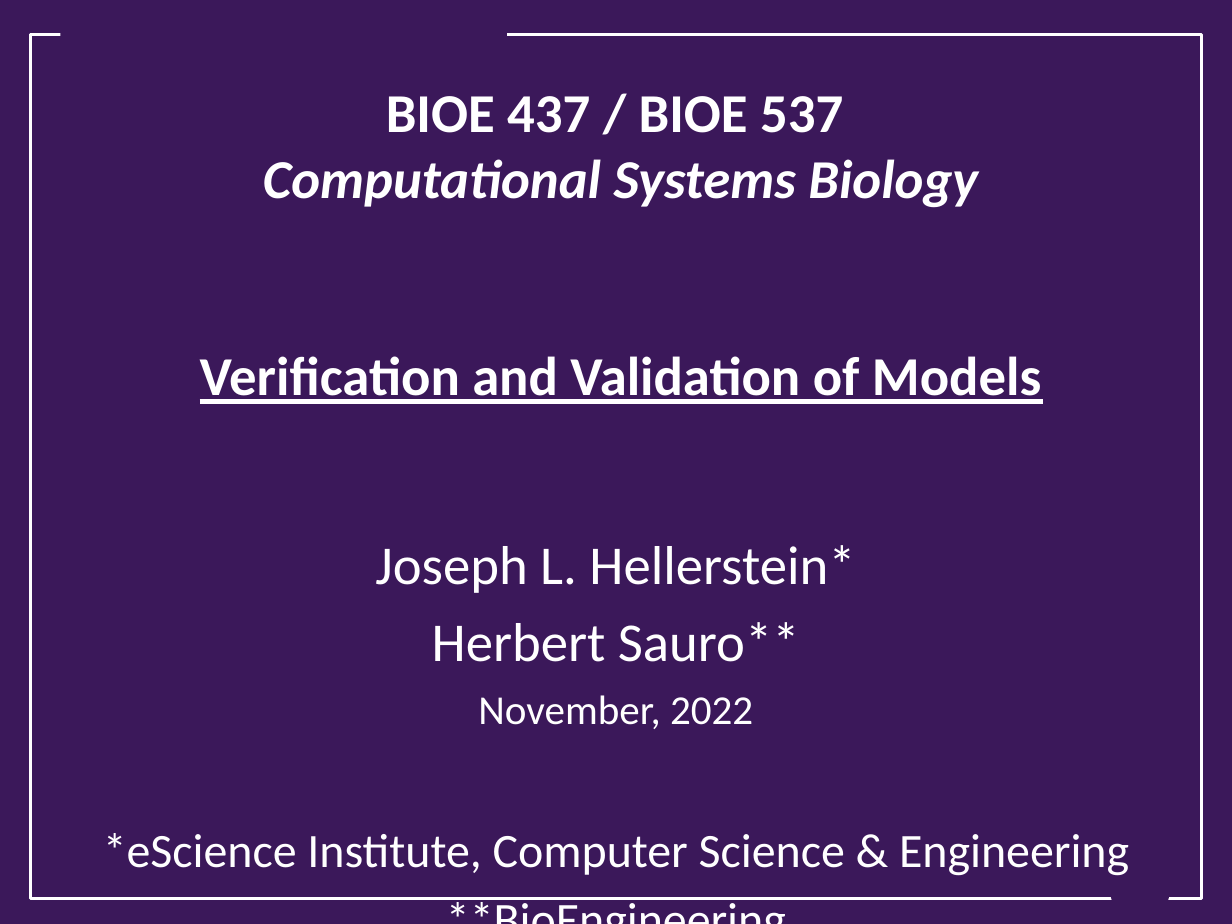
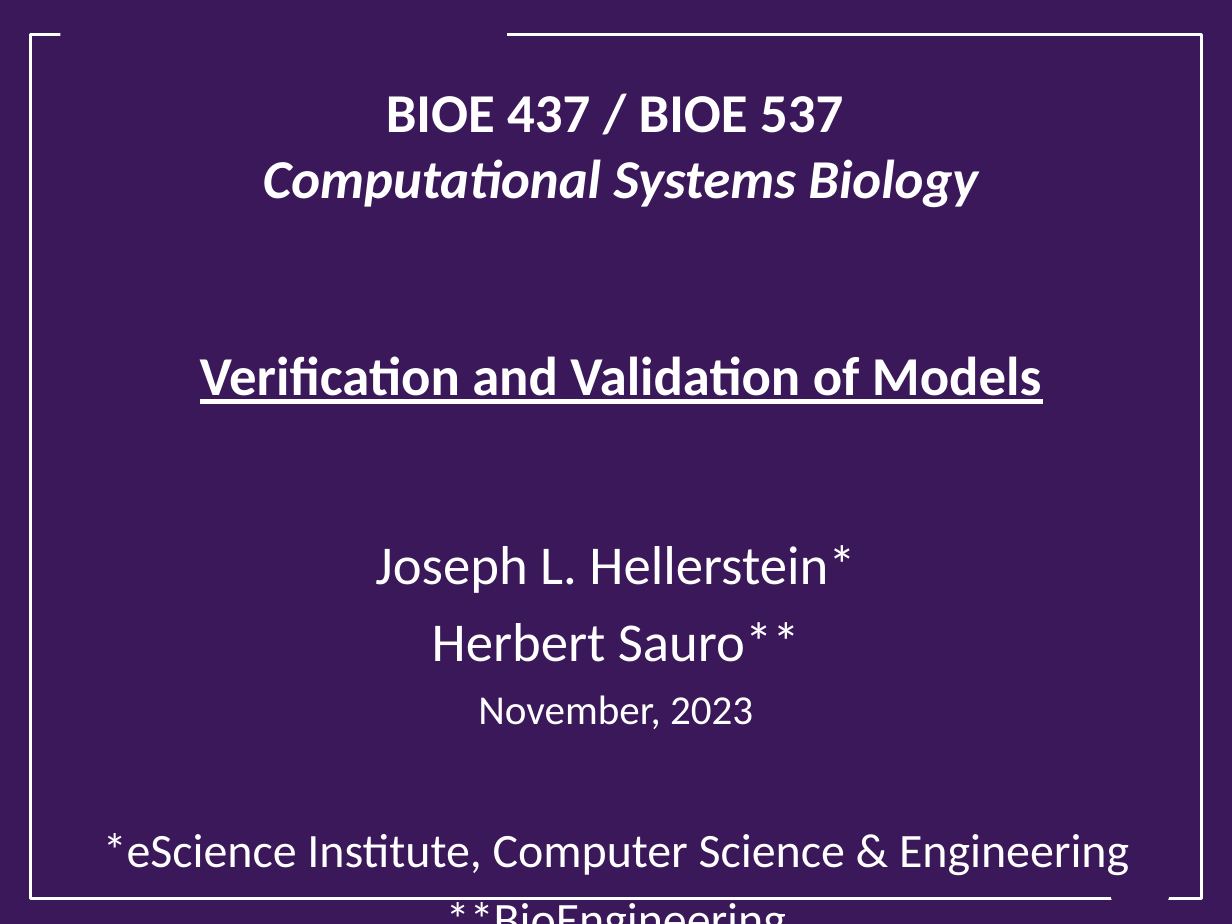
Before and after one commit to ModelEngineering/BIOEN-437, a slide deck: slide 1 of Lectures/Verification-and-Validation/vav_overview.pptx. Drawn at 1232x924 pixels with LibreOffice and Linux fonts; fonts in the diff are those of the drawing; background and template pictures are left out. Boxes give left, top, right and bottom in pixels: in the first picture for what was removed or moved away, otherwise in the second. Text is boxed around its words. In the diff, an @@ line names an element or a change of style, - is before the commit and + after.

```diff
--- a/Lectures/Verification-and-Validation/vav_overview.pptx
+++ b/Lectures/Verification-and-Validation/vav_overview.pptx
@@ subtitle at [478, 695, 753, 729]: text changed @@
-November, 2022
+November, 2023
```
Also in this commit, not shown: 6 other files.
